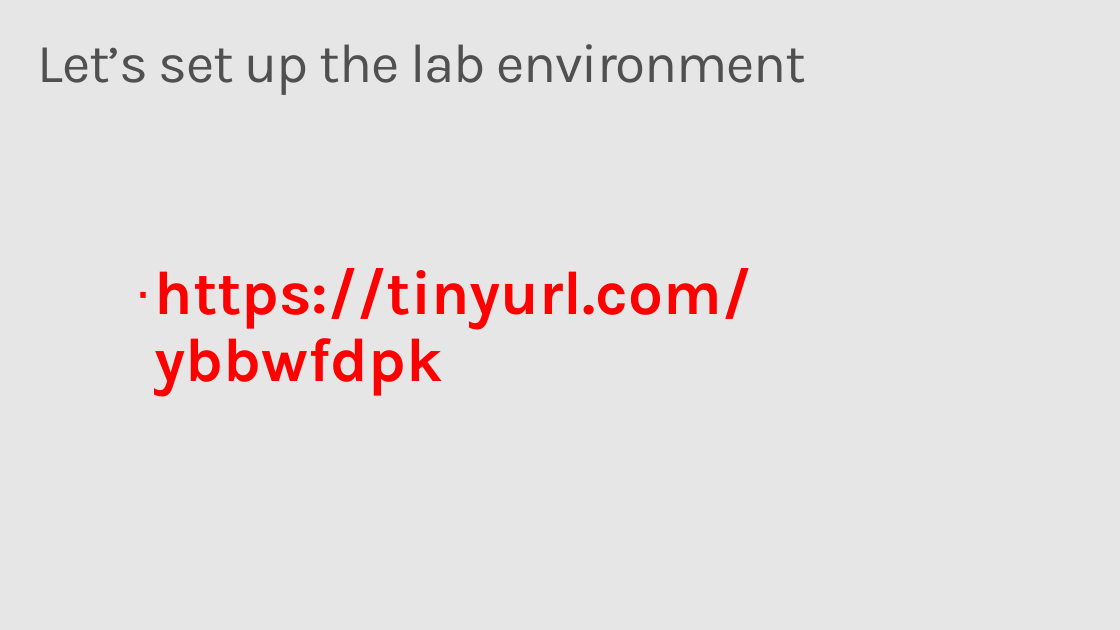
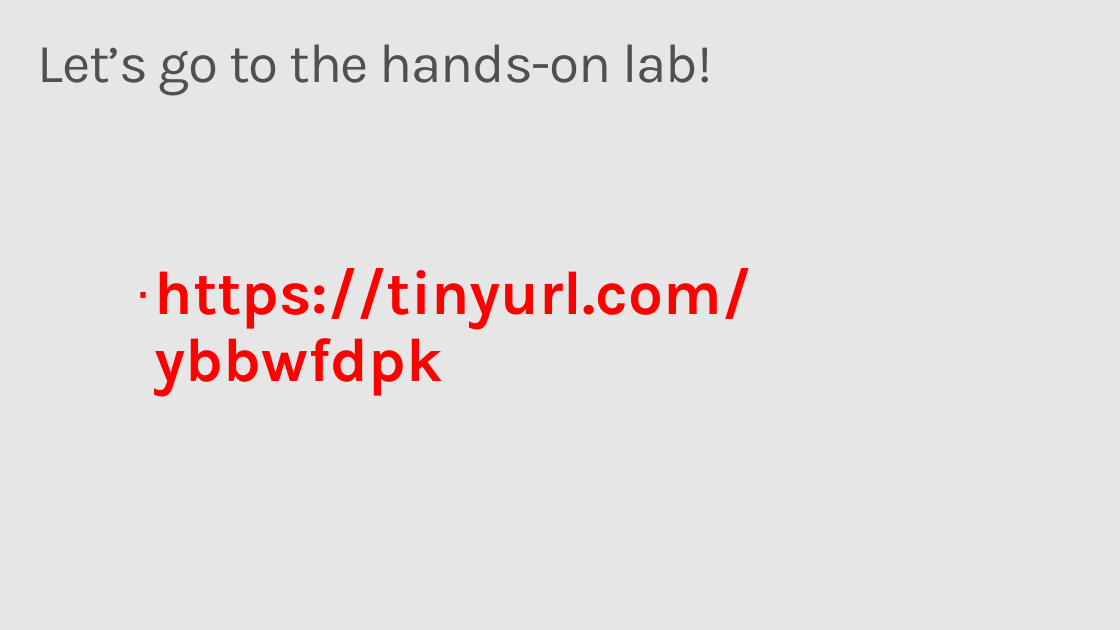
Before and after one commit to wguo123/mlads2017s, a slide deck: slide 9 of MLADS_2017S_159_v7.pptx (slide 11 before the commit). Drawn at 1120x630 pixels with LibreOffice and Linux fonts; fonts in the diff are those of the drawing; background and template pictures are left out. Boxes give left, top, right and bottom in pixels: in the first picture for what was removed or moved away, otherwise in the second. Text is boxed around its words. In the diff, an @@ line names an element or a change of style, - is before the commit and + after.

```diff
--- a/MLADS_2017S_159_v7.pptx
+++ b/MLADS_2017S_159_v7.pptx
@@ title at (38, 44, 712, 96): text changed @@
-Let’s set up the lab environment
+Let’s go to the hands-on lab!
```
Also in this commit, not shown: 3 other slides changed, 14 slides removed, 4 other files.
